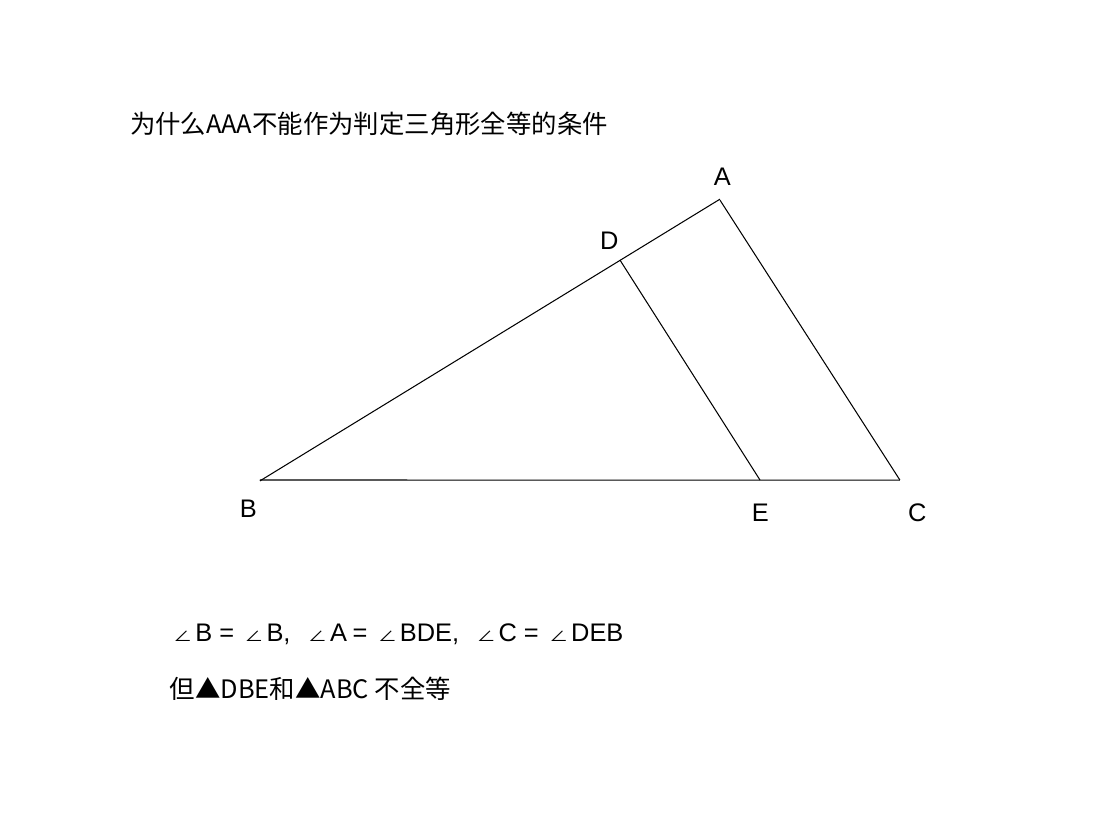
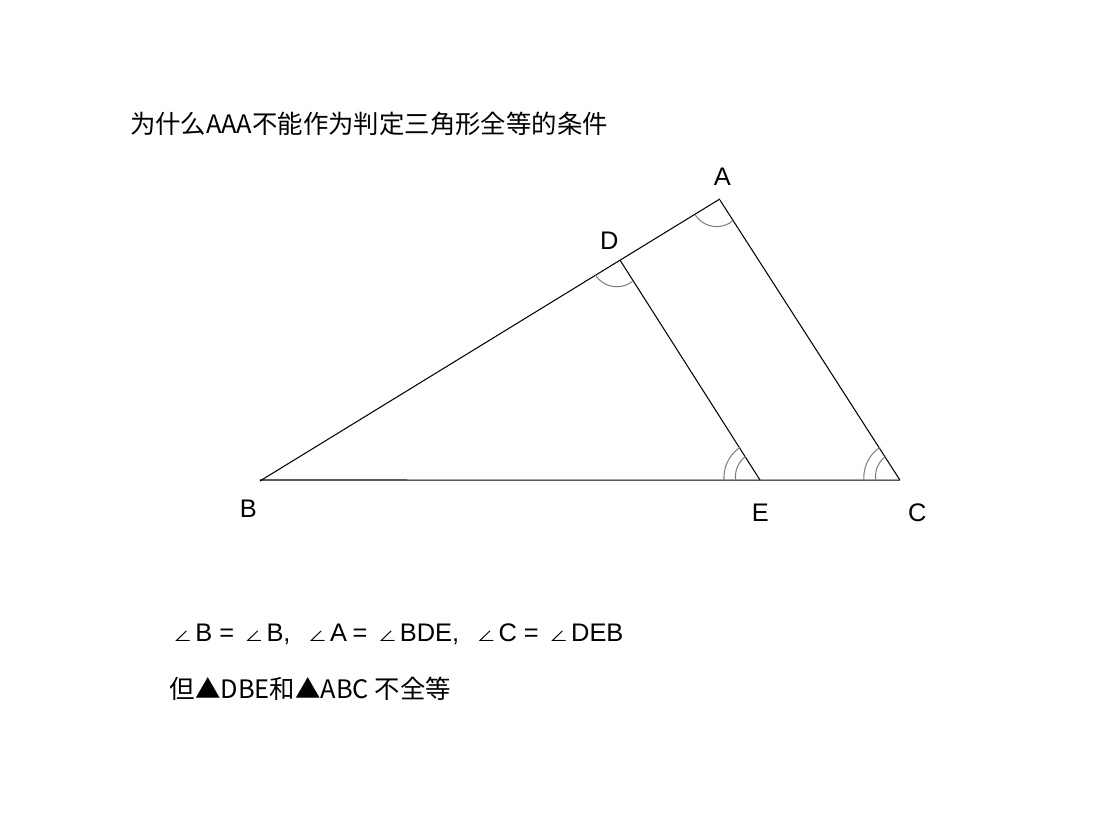
Before and after one commit to ericzhang/english-math, a slide deck: slide 13 of math/grade-7-下/7下数学北师大版-unit-4-三角形.ppt. Drawn at 1120x840 pixels with LibreOffice and Linux fonts; fonts in the diff are those of the drawing. Boxes give left, top, right and bottom in pixels: in the first picture for what was removed or moved away, otherwise in the second. Text is boxed around its words. In the diff, an @@ line names an element or a change of style, - is before the commit and + after.

```diff
--- a/math/grade-7-下/7下数学北师大版-unit-4-三角形.ppt
+++ b/math/grade-7-下/7下数学北师大版-unit-4-三角形.ppt
@@ freeform shape added at box(696, 215, 733, 227), outline #808080 0.74 pt @@
@@ freeform shape added at box(596, 275, 632, 287), outline #808080 0.74 pt @@
@@ freeform shape added at box(725, 447, 741, 481), outline #808080 0.74 pt @@
@@ freeform shape added at box(864, 447, 880, 481), outline #808080 0.74 pt @@
@@ freeform shape added at box(736, 456, 746, 481), outline #808080 0.74 pt @@
@@ freeform shape added at box(876, 456, 886, 481), outline #808080 0.74 pt @@
```
Also in this commit, not shown: 34 other files.
